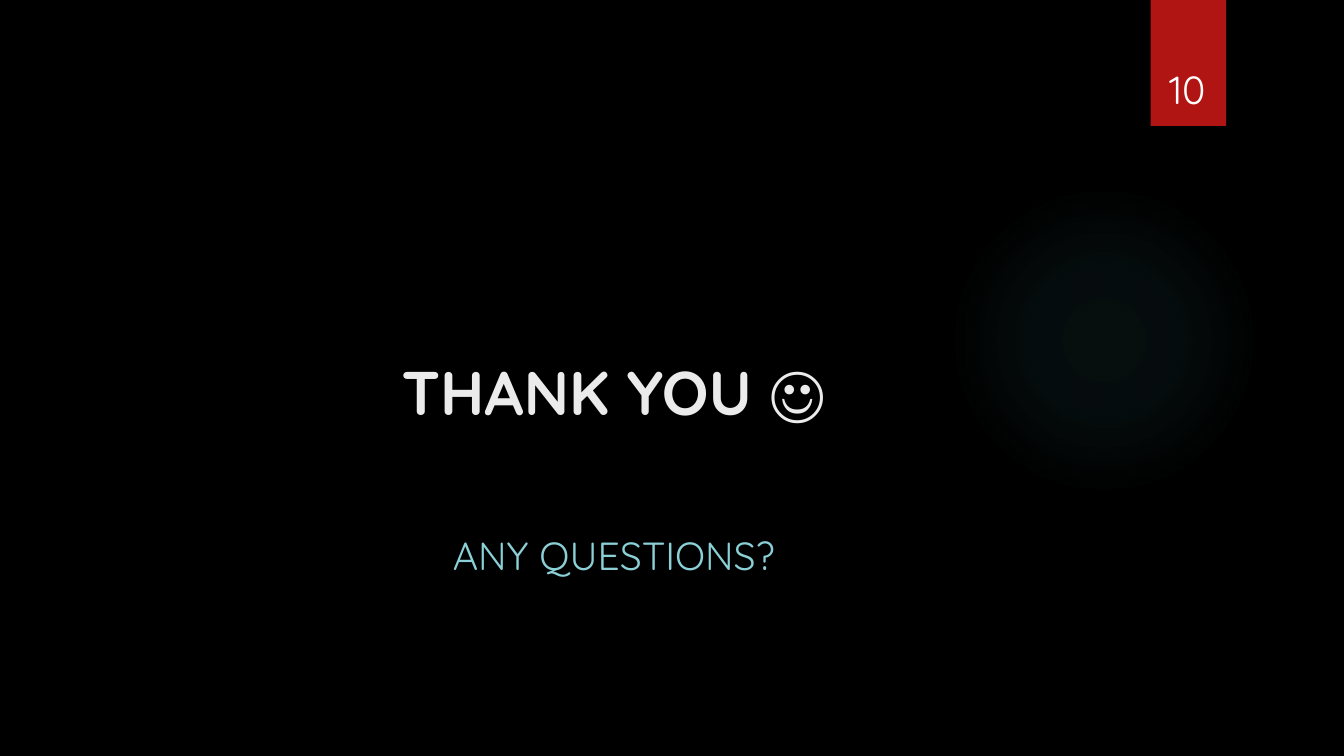
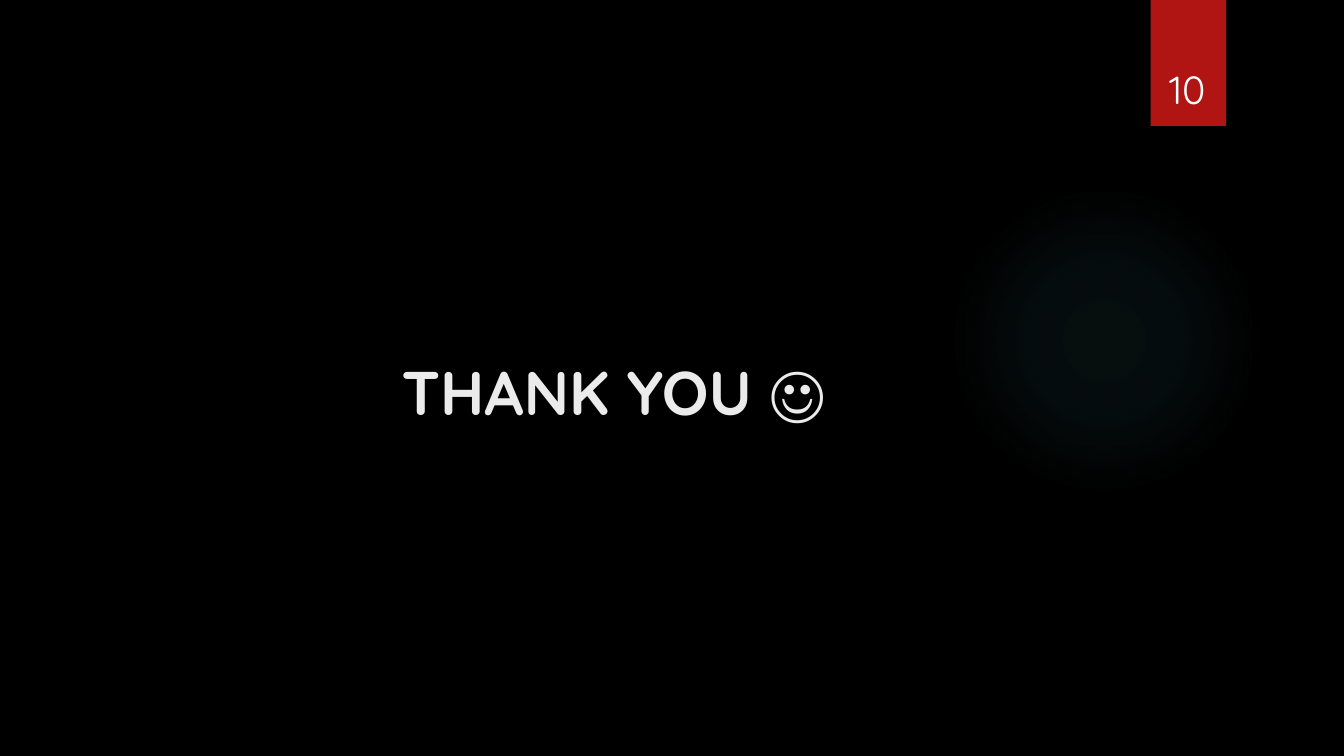
Before and after one commit to hari16/CSE5324, a slide deck: slide 10 of Team7-Inception.pptx. Drawn at 1344x756 pixels with LibreOffice and Linux fonts; fonts in the diff are those of the drawing; background and template pictures are left out. Boxes give left, top, right and bottom in pixels: in the first picture for what was removed or moved away, otherwise in the second. Text is boxed around its words. In the diff, an @@ line names an element or a change of style, - is before the commit and + after.

```diff
--- a/Team7-Inception.pptx
+++ b/Team7-Inception.pptx
@@ text removed at bbox=[453, 541, 774, 577] @@
-ANY QUESTIONS?
```
Also in this commit, not shown: 1 other slide changed, 3 other files.
